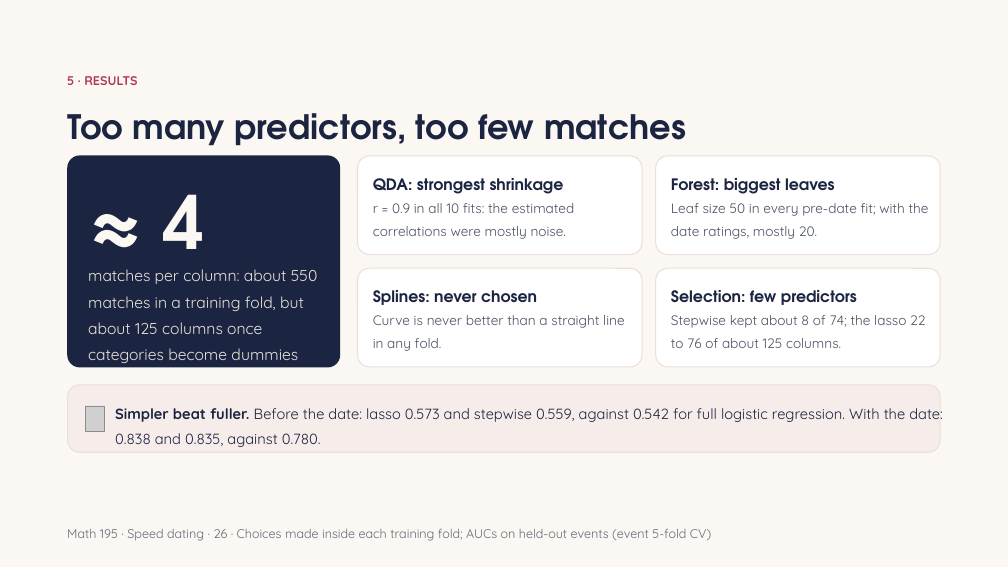
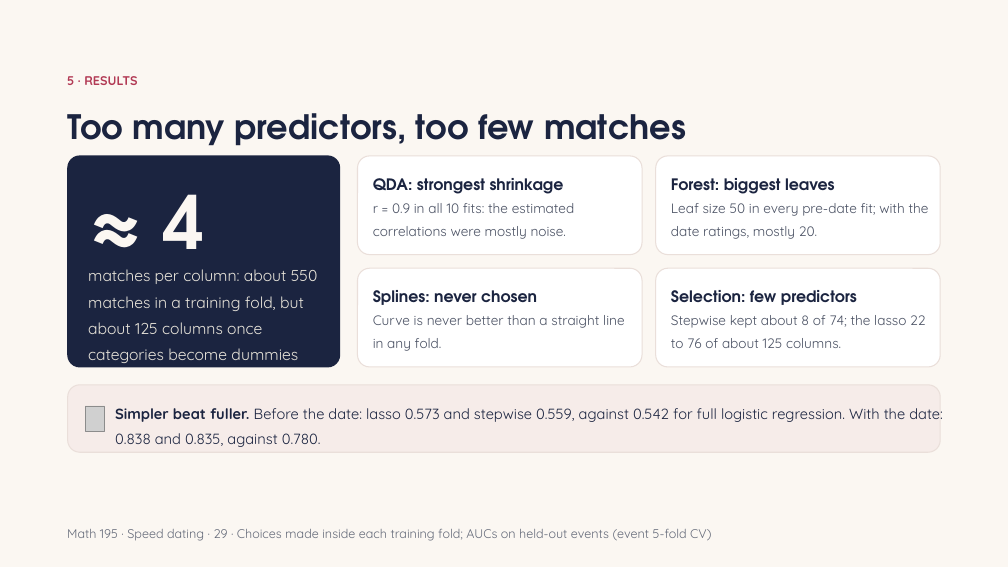
Before and after one commit to Abraham-y/math195-speed-dating, a slide deck: slide 32 of results/report_impl_slides_full.pptx (slide 26 before the commit). Drawn at 1008x567 pixels with LibreOffice and Linux fonts; fonts in the diff are those of the drawing; grey boxes stand for pictures. Boxes give left, top, right and bottom in pixels: in the first picture for what was removed or moved away, otherwise in the second. Text is boxed around its words. In the diff, an @@ line names an element or a change of style, - is before the commit and + after.

```diff
--- a/results/report_impl_slides_full.pptx
+++ b/results/report_impl_slides_full.pptx
@@ text at box(67, 529, 711, 541): text changed @@
-Math 195 · Speed dating · 26 · Choices made inside each training fold; AUCs on held-out events (event 5-fold CV)
+Math 195 · Speed dating · 29 · Choices made inside each training fold; AUCs on held-out events (event 5-fold CV)
```
Also in this commit, not shown: 24 other slides changed, 6 slides added, 6 other files.
